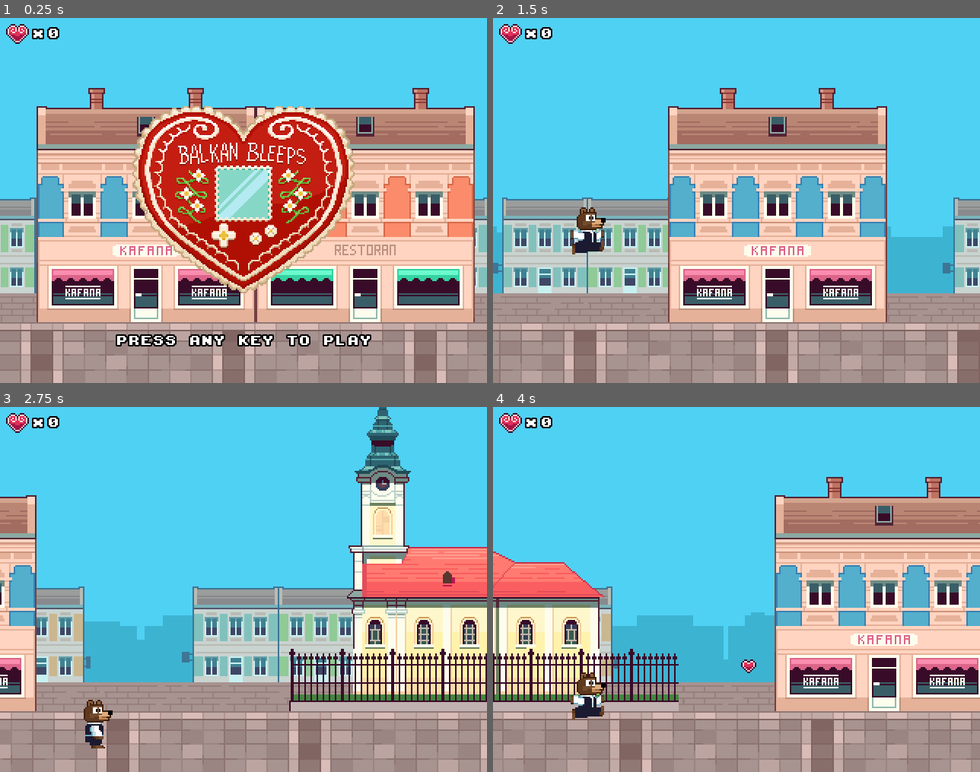
Above: before the commit, frames 1-4 (two rows, left to right).
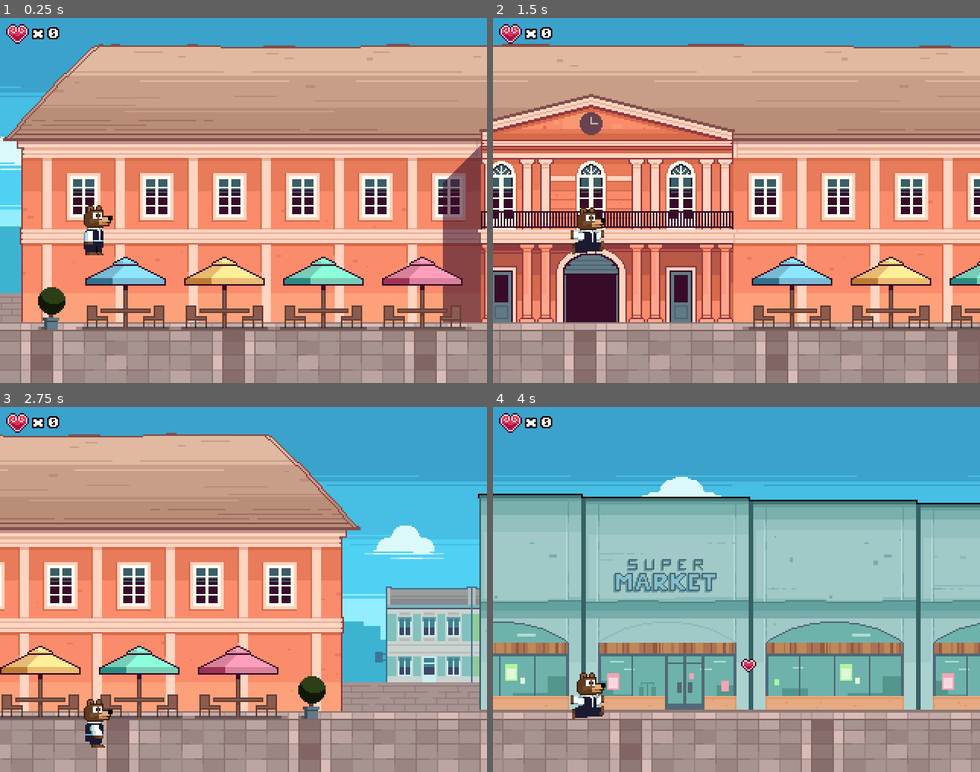
Above: after the commit, the same moments.

Repository: nikolawhallon/SomborSprint
Game: Godot game, scene res://Scenes/Game.tscn
The game is run twice, just before and just after one commit, with the same random seed, the same clock (stepped at 60 frames per second) and the same inputs.
Inputs:
- Up to frame 1 (0.25 s): no input
- Up to frame 2 (1.5 s): tap Enter at 0.5 s; hold D from 0.53 s (still down); tap Space at 0.77 s
- Up to frame 3 (2.75 s): tap Space at 1.52 s; release D at 2.03 s; hold A from 2.03 s (still down)
- Up to frame 4 (4 s): release A at 2.78 s; hold D from 2.78 s (still down); tap Space at 3.02, 3.77 s

The runs differ from the first frame. In frame 1, 78% of the frame differs, in the area x 0-100%, y 0-90%; in frame 2, 79%; in frame 3, 79%, in the area x 0-100%, y 0-94%; in frame 4, 78%.

Commit message:
new backgrounds

Diff:
--- a/Scenes/Game.gd
+++ b/Scenes/Game.gd
@@ -2,15 +2,6 @@
 
 var rng = RandomNumberGenerator.new()
 var score = 0
-var started = false
-
-func _input(event):
-	if event is InputEventKey:
-		if event.pressed and !started:
-			started = true
-			$Player.visible = true
-			$CanvasLayer/Splash.visible = false
-			$CanvasLayer/PlayTextContainer.visible = false
 
 func _ready():
 	rng.randomize()
@@ -47,13 +38,9 @@
 	add_child(yugo)
 
 func _on_Player_collect_licitar(points):
-	if !started:
-		return
 	score += points
 	$CanvasLayer/MarginContainer/HBoxContainer/LicitarScore.text = str(score)
 
 func _on_Player_take_damage():
-	if !started:
-		return
 	score = max(score - 5, 0)
 	$CanvasLayer/MarginContainer/HBoxContainer/LicitarScore.text = str(score)
--- a/Scenes/Game.tscn
+++ b/Scenes/Game.tscn
@@ -1,44 +1,158 @@
-[gd_scene load_steps=10 format=2]
-
-[ext_resource path="res://Assets/Background/background_0.png" type="Texture" id=1]
+[gd_scene load_steps=21 format=2]
+
+[ext_resource path="res://Assets/Background/building_b.png" type="Texture" id=1]
 [ext_resource path="res://Scenes/Game.gd" type="Script" id=2]
-[ext_resource path="res://Assets/Background/background_2.png" type="Texture" id=3]
+[ext_resource path="res://Assets/Background/sky.png" type="Texture" id=3]
 [ext_resource path="res://Scenes/Player.tscn" type="PackedScene" id=4]
 [ext_resource path="res://Scenes/Ground.tscn" type="PackedScene" id=5]
-[ext_resource path="res://Assets/Background/background_1.png" type="Texture" id=6]
+[ext_resource path="res://Assets/Background/midground_building_a.png" type="Texture" id=6]
 [ext_resource path="res://Assets/licitar_b.png" type="Texture" id=7]
 [ext_resource path="res://Resources/font.tres" type="Theme" id=8]
-[ext_resource path="res://Assets/balkan_bleeps_logo.png" type="Texture" id=9]
+[ext_resource path="res://Assets/Background/street.png" type="Texture" id=9]
+[ext_resource path="res://Assets/Background/city_hall.png" type="Texture" id=10]
+[ext_resource path="res://Assets/Background/church.png" type="Texture" id=11]
+[ext_resource path="res://Assets/Background/building_a.png" type="Texture" id=12]
+[ext_resource path="res://Assets/Background/building_d.png" type="Texture" id=13]
+[ext_resource path="res://Assets/Background/building_c.png" type="Texture" id=14]
+[ext_resource path="res://Assets/Background/supermarket.png" type="Texture" id=15]
+[ext_resource path="res://Assets/Background/cityscape.png" type="Texture" id=16]
+[ext_resource path="res://Assets/Background/midground_building_b.png" type="Texture" id=17]
+[ext_resource path="res://Assets/Background/midground_street.png" type="Texture" id=18]
+
+[sub_resource type="TileSet" id=2]
+0/name = "midground_street.png 0"
+0/texture = ExtResource( 18 )
+0/tex_offset = Vector2( 0, 0 )
+0/modulate = Color( 1, 1, 1, 1 )
+0/region = Rect2( 0, 0, 504, 19 )
+0/tile_mode = 0
+0/occluder_offset = Vector2( 0, 0 )
+0/navigation_offset = Vector2( 0, 0 )
+0/shape_offset = Vector2( 0, 0 )
+0/shape_transform = Transform2D( 1, 0, 0, 1, 0, 0 )
+0/shape_one_way = false
+0/shape_one_way_margin = 0.0
+0/shapes = [  ]
+0/z_index = 0
+
+[sub_resource type="TileSet" id=1]
+0/name = "street.png 0"
+0/texture = ExtResource( 9 )
+0/tex_offset = Vector2( 0, 0 )
+0/modulate = Color( 1, 1, 1, 1 )
+0/region = Rect2( 0, 0, 504, 40 )
+0/tile_mode = 0
+0/occluder_offset = Vector2( 0, 0 )
+0/navigation_offset = Vector2( 0, 0 )
+0/shape_offset = Vector2( 0, 0 )
+0/shape_transform = Transform2D( 1, 0, 0, 1, 0, 0 )
+0/shape_one_way = false
+0/shape_one_way_margin = 0.0
+0/shapes = [  ]
+0/z_index = 0
 
 [node name="Game" type="Node"]
 script = ExtResource( 2 )
 
 [node name="ParallaxBackground" type="ParallaxBackground" parent="."]
-offset = Vector2( 0, 120 )
-transform = Transform2D( 1, 0, 0, 1, 0, 120 )
-
-[node name="ParallaxLayer2" type="ParallaxLayer" parent="ParallaxBackground"]
+
+[node name="Sky" type="ParallaxLayer" parent="ParallaxBackground"]
+motion_scale = Vector2( 0.1, 1 )
+motion_mirroring = Vector2( 960, 0 )
+
+[node name="Sky1" type="Sprite" parent="ParallaxBackground/Sky"]
+position = Vector2( 160, 120 )
+texture = ExtResource( 3 )
+
+[node name="Sky2" type="Sprite" parent="ParallaxBackground/Sky"]
+position = Vector2( 480, 120 )
+texture = ExtResource( 3 )
+
+[node name="Sky3" type="Sprite" parent="ParallaxBackground/Sky"]
+position = Vector2( 800, 120 )
+texture = ExtResource( 3 )
+
+[node name="Cityscape" type="ParallaxLayer" parent="ParallaxBackground"]
 motion_scale = Vector2( 0.5, 1 )
 motion_mirroring = Vector2( 960, 0 )
 
-[node name="Background2" type="Sprite" parent="ParallaxBackground/ParallaxLayer2"]
-texture = ExtResource( 3 )
-
-[node name="ParallaxLayer1" type="ParallaxLayer" parent="ParallaxBackground"]
+[node name="Sprite" type="Sprite" parent="ParallaxBackground/Cityscape"]
+position = Vector2( 480, 120 )
+texture = ExtResource( 16 )
+
+[node name="Midground" type="ParallaxLayer" parent="ParallaxBackground"]
+position = Vector2( 0, -9 )
 motion_scale = Vector2( 0.75, 1 )
 motion_mirroring = Vector2( 1008, 0 )
 
-[node name="Background1" type="Sprite" parent="ParallaxBackground/ParallaxLayer1"]
+[node name="TileMap" type="TileMap" parent="ParallaxBackground/Midground"]
+tile_set = SubResource( 2 )
+cell_size = Vector2( 504, 19 )
+format = 1
+tile_data = PoolIntArray( 655360, 0, 0, 655361, 0, 0, 655364, 0, 0 )
+
+[node name="MidgroundBuildingA1" type="Sprite" parent="ParallaxBackground/Midground"]
+position = Vector2( 60, 159 )
 texture = ExtResource( 6 )
 
-[node name="ParallaxLayer0" type="ParallaxLayer" parent="ParallaxBackground"]
-motion_mirroring = Vector2( 1512, 0 )
-
-[node name="Background0" type="Sprite" parent="ParallaxBackground/ParallaxLayer0"]
+[node name="MidgroundBuildingB1" type="Sprite" parent="ParallaxBackground/Midground"]
+position = Vector2( 178, 159 )
+texture = ExtResource( 17 )
+
+[node name="MidgroundBuildingA2" type="Sprite" parent="ParallaxBackground/Midground"]
+position = Vector2( 334, 159 )
+texture = ExtResource( 6 )
+
+[node name="MidgroundBuildingB2" type="Sprite" parent="ParallaxBackground/Midground"]
+position = Vector2( 452, 159 )
+texture = ExtResource( 17 )
+
+[node name="MidgroundBuildingB3" type="Sprite" parent="ParallaxBackground/Midground"]
+position = Vector2( 809, 159 )
+texture = ExtResource( 17 )
+
+[node name="MidgroundBuildingA3" type="Sprite" parent="ParallaxBackground/Midground"]
+position = Vector2( 691, 159 )
+texture = ExtResource( 6 )
+
+[node name="Foreground" type="ParallaxLayer" parent="ParallaxBackground"]
+motion_mirroring = Vector2( 2520, 0 )
+
+[node name="TileMap" type="TileMap" parent="ParallaxBackground/Foreground"]
+tile_set = SubResource( 1 )
+cell_size = Vector2( 504, 40 )
+format = 1
+tile_data = PoolIntArray( 327680, 0, 0, 327681, 0, 0, 327682, 0, 0, 327683, 0, 0, 327684, 0, 0 )
+
+[node name="Church" type="Sprite" parent="ParallaxBackground/Foreground"]
+position = Vector2( 1533, 100 )
+texture = ExtResource( 11 )
+
+[node name="CityHall" type="Sprite" parent="ParallaxBackground/Foreground"]
+position = Vector2( 396, 108 )
+texture = ExtResource( 10 )
+
+[node name="SuperMarket" type="Sprite" parent="ParallaxBackground/Foreground"]
+position = Vector2( 1101, 130 )
+texture = ExtResource( 15 )
+
+[node name="BuildingC" type="Sprite" parent="ParallaxBackground/Foreground"]
+position = Vector2( 1821, 123 )
+texture = ExtResource( 14 )
+
+[node name="BuildingD" type="Sprite" parent="ParallaxBackground/Foreground"]
+position = Vector2( 1965, 123 )
+texture = ExtResource( 13 )
+
+[node name="BuildingB" type="Sprite" parent="ParallaxBackground/Foreground"]
+position = Vector2( 2218, 100 )
 texture = ExtResource( 1 )
 
+[node name="BuildingA" type="Sprite" parent="ParallaxBackground/Foreground"]
+position = Vector2( 2370, 100 )
+texture = ExtResource( 12 )
+
 [node name="Player" parent="." instance=ExtResource( 4 )]
-visible = false
 position = Vector2( 0, 120 )
 
 [node name="Ground1" parent="." instance=ExtResource( 5 )]
@@ -91,31 +205,6 @@
 theme = ExtResource( 8 )
 text = "0"
 
-[node name="Splash" type="TextureRect" parent="CanvasLayer"]
-anchor_left = 0.5
-anchor_top = 0.5
-anchor_right = 0.5
-anchor_bottom = 0.5
-margin_left = -73.0
-margin_top = -73.0
-margin_right = 73.0
-margin_bottom = 73.0
-texture = ExtResource( 9 )
-
-[node name="PlayTextContainer" type="MarginContainer" parent="CanvasLayer"]
-anchor_top = 1.0
-anchor_right = 1.0
-anchor_bottom = 1.0
-margin_top = -32.0
-margin_bottom = -32.0
-
-[node name="PlayText" type="Label" parent="CanvasLayer/PlayTextContainer"]
-margin_right = 320.0
-margin_bottom = 8.0
-theme = ExtResource( 8 )
-text = "PRESS ANY KEY TO PLAY"
-align = 1
-
 [connection signal="collect_licitar" from="Player" to="." method="_on_Player_collect_licitar"]
 [connection signal="take_damage" from="Player" to="." method="_on_Player_take_damage"]
 [connection signal="timeout" from="LicitarSpawnTimer" to="." method="_on_LicitarSpawnTimer_timeout"]
--- a/project.godot
+++ b/project.godot
@@ -31,4 +31,5 @@
 
 [rendering]
 
+2d/snapping/use_gpu_pixel_snap=true
 environment/default_environment="res://default_env.tres"
Binary file removed: Assets/Background/background_0.png
Binary file removed: Assets/Background/background_1.png
Binary file removed: Assets/Background/background_2.png
Binary file added: Assets/Background/building_a.png
Not shown, added: Assets/Background/building_a.png.import
Binary file added: Assets/Background/building_b.png
Not shown, added: Assets/Background/building_b.png.import
Binary file added: Assets/Background/building_c.png
Not shown, added: Assets/Background/building_c.png.import
Binary file added: Assets/Background/building_d.png
Not shown, changed: Assets/Background/building_d.png.import
Binary file added: Assets/Background/bush.png
(and 32 more such lines)
